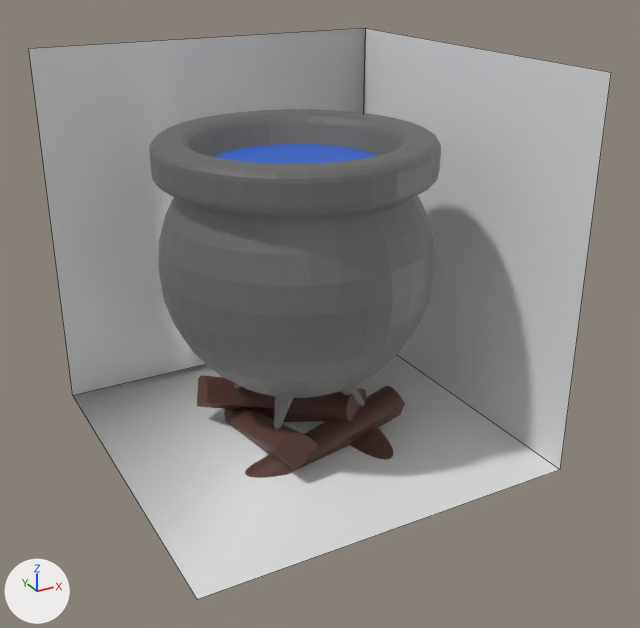
Two versions of the OBJ model Carpenter/Assets/cauldren.obj, one commit apart.
Rendered twice from a camera (50 mm lens) standing at (-1.96, -3.8, 1.58) and looking at (0.05, -0.15, -0.25). Lighting does not change. The marker at lower left points along +X, +Y and +Z. Mesh edges are drawn as thin lines on the coarser meshes. Where no turn or scale is listed for an object, it has been applied to the vertices.

Objects in the first picture: 'Backdrop_Plane', 'FireWood_Cylinder.004', 'caldron_Sphere'.
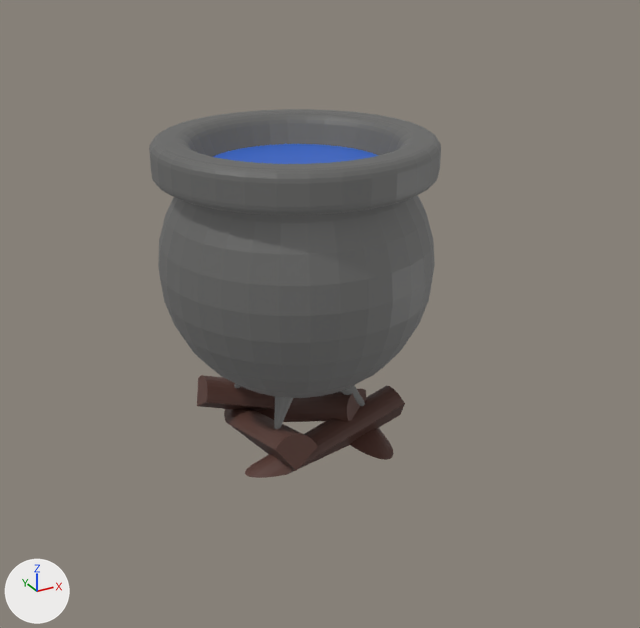
Diff of the bpy script that builds the scene:
```diff
--- a/Carpenter/Assets/cauldren.obj.py
+++ b/Carpenter/Assets/cauldren.obj.py
@@ ob_backdrop_plane @@
-ob_backdrop_plane = bpy.data.objects.new('Backdrop_Plane', me_backdrop_plane)
-ob_backdrop_plane.location = (0.0, 0.0, 0.0)
```

What differs and where, as boxes (x1, y1, x2, y2) in the pictures (640 x 628 px):
'Backdrop_Plane', deleted: before (29, 28, 611, 599)
